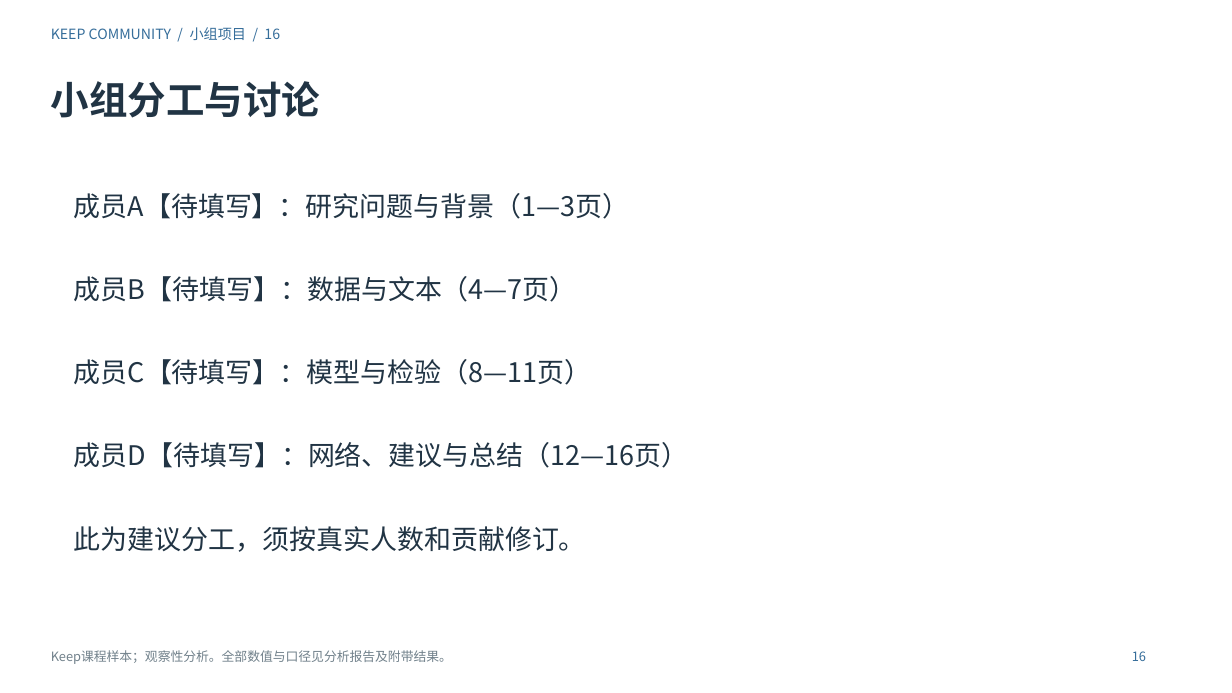
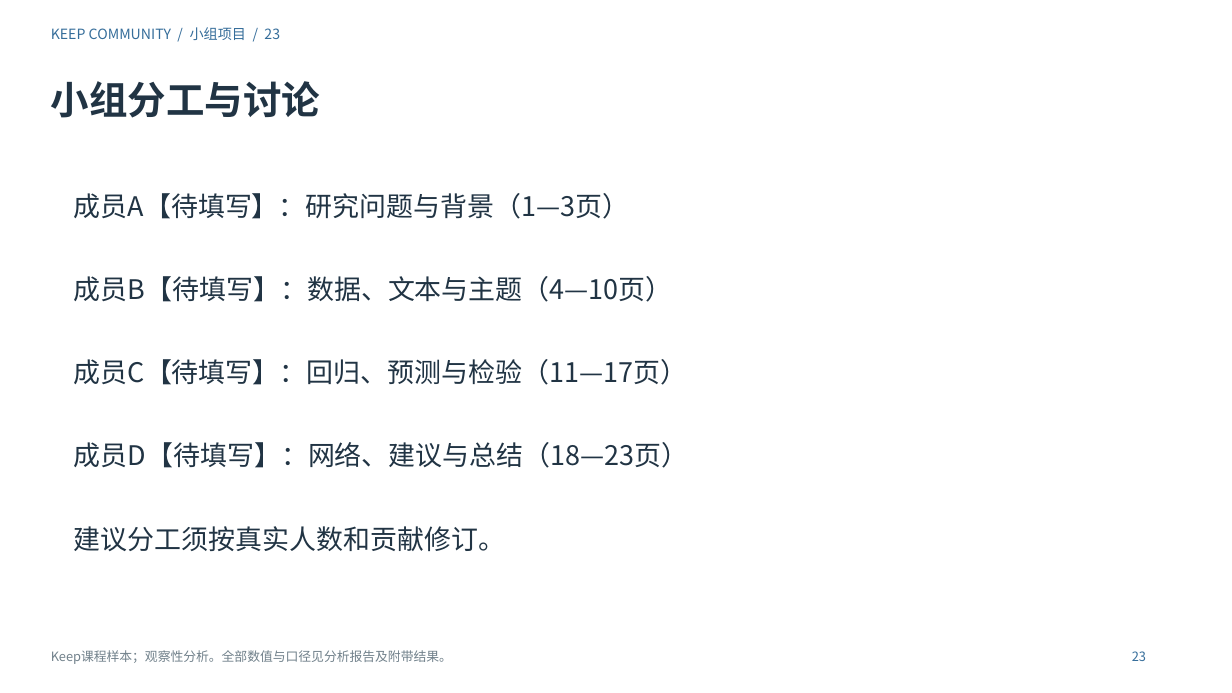
Before and after one commit to Charlie-ChenLin/keep-community-analysis, a slide deck: slide 23 of 演示文稿.pptx (slide 16 before the commit). Drawn at 1232x693 pixels with LibreOffice and Linux fonts; fonts in the diff are those of the drawing. Boxes give left, top, right and bottom in pixels: in the first picture for what was removed or moved away, otherwise in the second. Text is boxed around its words. In the diff, an @@ line names an element or a change of style, - is before the commit and + after.

```diff
--- a/演示文稿.pptx
+++ b/演示文稿.pptx
@@ text at (x1=51, y1=27, x2=280, y2=40): text changed @@
-KEEP COMMUNITY / 小组项目 / 16
+KEEP COMMUNITY / 小组项目 / 23
@@ text at (x1=74, y1=276, x2=689, y2=551): text changed @@
-成员B【待填写】：数据与文本（4—7页）
-成员C【待填写】：模型与检验（8—11页）
-成员D【待填写】：网络、建议与总结（12—16页）
-此为建议分工，须按真实人数和贡献修订。
+成员B【待填写】：数据、文本与主题（4—10页）
+成员C【待填写】：回归、预测与检验（11—17页）
+成员D【待填写】：网络、建议与总结（18—23页）
+建议分工须按真实人数和贡献修订。
@@ text at (x1=1132, y1=651, x2=1146, y2=661): text changed @@
-16
+23
```
Also in this commit, not shown: 12 other slides changed, 7 slides added, 57 other files.
